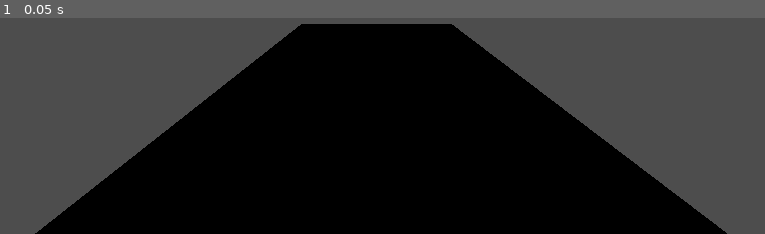
Above: before the commit, frame 1.
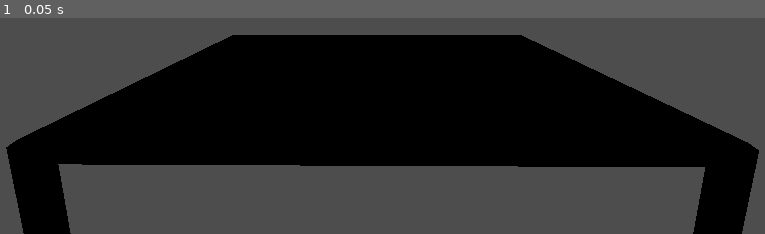
Above: after the commit, the same moment.

Repository: alebai34/The-Picky-Critic
Game: Godot game, scene res://scene/main.tscn
The game is run twice, just before and just after one commit, with the same random seed, the same clock (stepped at 60 frames per second) and the same inputs. Before the commit the project has no main scene; this scene is started directly in both runs.
Inputs:
- Up to frame 1 (0.05 s): no input

The runs differ from the first frame. In frame 1, 45% of the frame differs, in the area x 0-100%, y 2-100%.

Commit message:
Accept Button scene

Diff:
--- /dev/null
+++ b/accept_button.gd
@@ -0,0 +1,11 @@
+extends Node3D
+
+
+# Called when the node enters the scene tree for the first time.
+func _ready() -> void:
+	pass # Replace with function body.
+
+
+# Called every frame. 'delta' is the elapsed time since the previous frame.
+func _process(delta: float) -> void:
+	pass
--- /dev/null
+++ b/accept_button.tscn
@@ -0,0 +1,15 @@
+[gd_scene format=3 uid="uid://c2yqa4fol6lhp"]
+
+[ext_resource type="Script" uid="uid://b8542ul5tlpqx" path="res://accept_button.gd" id="1_tlq2j"]
+[ext_resource type="PackedScene" uid="uid://dvl6wtpbphtpa" path="res://assets/models/button.glb" id="2_bnp6r"]
+
+[sub_resource type="BoxShape3D" id="BoxShape3D_x1ud2"]
+
+[node name="AcceptButton" type="Node3D" unique_id=601712538]
+script = ExtResource("1_tlq2j")
+
+[node name="CollisionShape3D" type="CollisionShape3D" parent="." unique_id=1796857939]
+transform = Transform3D(0.05, 0, 0, 0, 0.05, 0, 0, 0, 0.05, 0, 0.035, 0)
+shape = SubResource("BoxShape3D_x1ud2")
+
+[node name="button" parent="." unique_id=527309751 instance=ExtResource("2_bnp6r")]
--- a/project.godot
+++ b/project.godot
@@ -11,6 +11,7 @@
 [application]
 
 config/name="The Picky Critic"
+run/main_scene="uid://5r0gs8odikua"
 config/features=PackedStringArray("4.6", "Forward Plus")
 config/icon="res://icon.svg"
 
--- a/scene/main.tscn
+++ b/scene/main.tscn
@@ -1,14 +1,18 @@
 [gd_scene format=3 uid="uid://5r0gs8odikua"]
 
-[ext_resource type="PackedScene" uid="uid://chksiicbbjlij" path="res://assets/Table.glb" id="1_itxqv"]
+[ext_resource type="PackedScene" uid="uid://chksiicbbjlij" path="res://assets/models/Table.glb" id="1_itxqv"]
 
 [node name="Main" type="Node3D" unique_id=2118389225]
 
 [node name="Table" parent="." unique_id=281560904 instance=ExtResource("1_itxqv")]
-transform = Transform3D(1, 0, 0, 0, 1, 0, 0, 0, 1, -0.06785631, 3.6263514, 0.011863291)
+transform = Transform3D(-4.371139e-08, 0, 1, 0, 1, 0, -1, 0, -4.371139e-08, -0.06785631, 3.6263514, 0.011863291)
 
 [node name="Node3D" type="Node3D" parent="." unique_id=1847539413]
 transform = Transform3D(1, 0, 0, 0, 0.9990762, -0.04297422, 0, 0.04297422, 0.9990762, -0.010593891, 8.801351, -8.921594)
 
 [node name="Camera3D" type="Camera3D" parent="Node3D" unique_id=1127543710]
 transform = Transform3D(-0.99995655, -0.0004012694, -0.009328814, -0.0013741977, 0.9945217, 0.10452208, 0.009235767, 0.104530305, -0.9944788, 0, 0, 0)
+
+[node name="RayCast3D" type="RayCast3D" parent="Node3D/Camera3D" unique_id=376703458]
+transform = Transform3D(1, 0, 0, 0, 1, 0, 0, 0, 1, 5.820766e-10, 8.381903e-09, -0.54776645)
+target_position = Vector3(0, -1, -20)
Not shown, added: accept_button.gd.uid
Renamed: assets/Table.glb -> assets/models/Table.glb
Not shown, changed: assets/models/Table.glb.import
Binary file added: assets/models/button.glb
Not shown, added: assets/models/button.glb.import
Binary file added: assets/models/button_Texture-of-black-and-yellow-stripes-Graphics-14497581-1.jpg
Not shown, added: assets/models/button_Texture-of-black-and-yellow-stripes-Graphics-14497581-1.jpg.import
